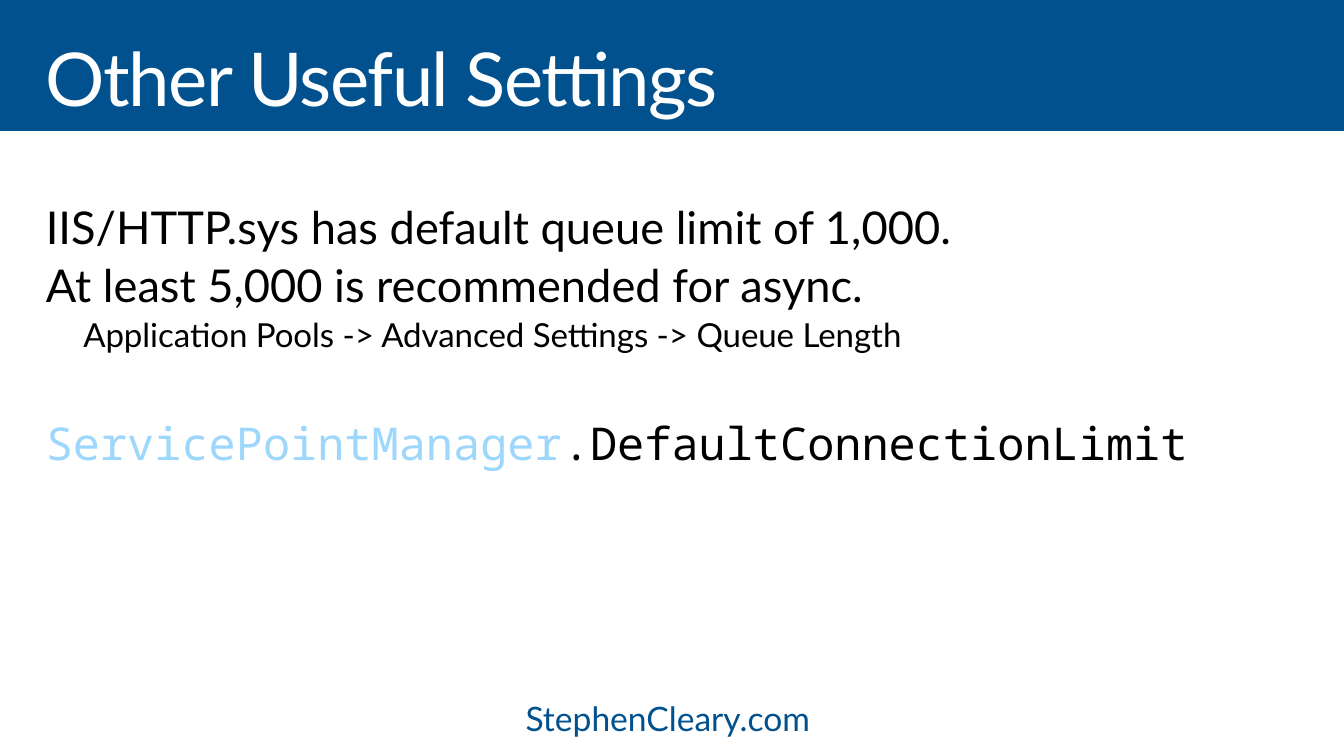
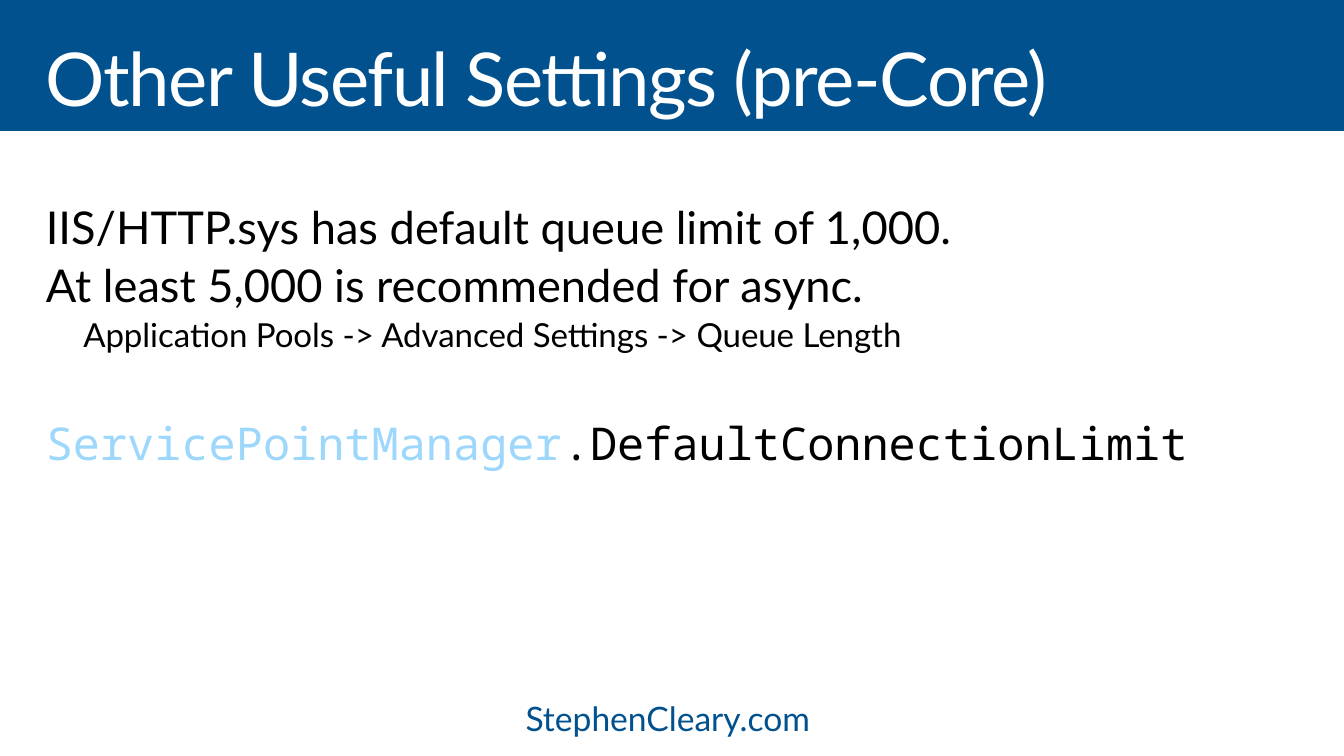
Before and after one commit to StephenCleary/Presentations, a slide deck: slide 28 of Async Servers/Intro to Async ASP.NET - 16.9.pptx (slide 27 before the commit). Drawn at 1344x756 pixels with LibreOffice and Linux fonts; fonts in the diff are those of the drawing. Boxes give left, top, right and bottom in pixels: in the first picture for what was removed or moved away, otherwise in the second. Text is boxed around its words. In the diff, an @@ line names an element or a change of style, - is before the commit and + after.

```diff
--- a/Async Servers/Intro to Async ASP.NET - 16.9.pptx
+++ b/Async Servers/Intro to Async ASP.NET - 16.9.pptx
@@ title at <box>46,48,1048,120</box>: text changed @@
-Other Useful Settings
+Other Useful Settings (pre-Core)
```
Also in this commit, not shown: 18 other slides changed, 1 slide added, 1 slide removed, 5 other files.
